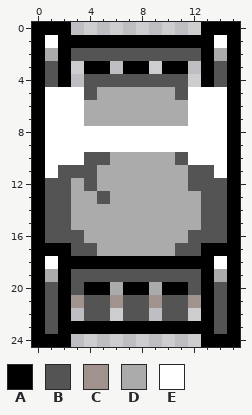
One commit to this pixel-art file: assets/sprites/projects/bed.aseprite. The picture above is the old version.
16x25 pixels, 1 frame.
Palette (. is transparent): A #000000  B #545454  C #a0938e  D #ababab  E #ffffff
Pixels before, first column x 0:
 0 AAA..........AAA
 1 AEAAAAAAAAAAAAEA
 2 ADABBBBBBBBBBADA
 3 ABA.AA.AA.AA.ABA
 4 ABA.BBBBBBBB.ABA
 5 AEEEBDDDDDDBEEEA
 6 AEEEDDDDDDDDEEEA
 7 AEEEDDDDDDDDEEEA
 8 AEEEEEEEEEEEEEEA
 9 AEEEEEEEEEEEEEEA
10 AEEEBBDDDDDBEEEA
11 AEBBBDDDDDDDBBEA
12 ABBDBDDDDDDDBBBA
13 ABBDDBDDDDDDDBBA
14 ABBDDDDDDDDDDBBA
15 ABBDDDDDDDDDDBBA
16 ABBBDDDDDDDDBBBA
17 AAABBDDDDDDBBAAA
18 AEAAAAAAAAAAAAEA
19 ADABBBBBBBBBBADA
20 ABABAADAADAABABA
21 ABACBBCBBCBBCABA
22 ABA.BB.BB.BB.ABA
23 ABAAAAAAAAAAAABA
24 AAA..........AAA
Once edited:
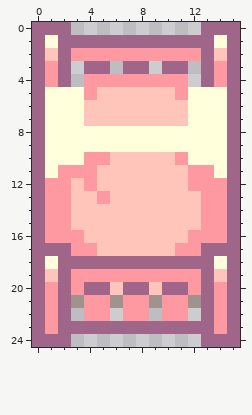
Difference:
colour A: #000000 -> #a06689
colour B: #545454 -> #ff99a1
colour D: #ababab -> #ffc5bb
colour E: #ffffff -> #ffffdb
Changed places in both pictures, as pixel boxes (x1, y1, x2, y2):
changed: (32, 22, 240, 347)
